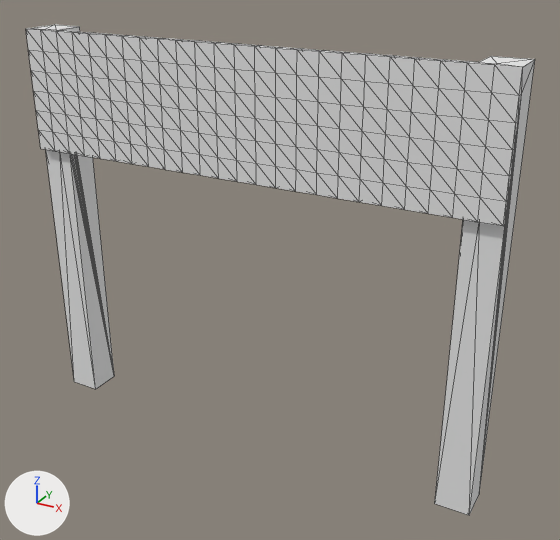
The OBJ model models_obj/meta.obj: old version first, new version second.
Both versions are drawn from a 50 mm camera at (5.4, -8.91, 7.34) aimed at (0.41, 0.15, 2.8). The axes (+X, +Y, +Z) are drawn at lower left. The lights are the same throughout. Mesh edges are drawn as thin lines. Where no turn or scale is listed for an object, it has been applied to the vertices. Vertices at the same position are counted once.

Names of what the first picture shows: 'Untitled'.
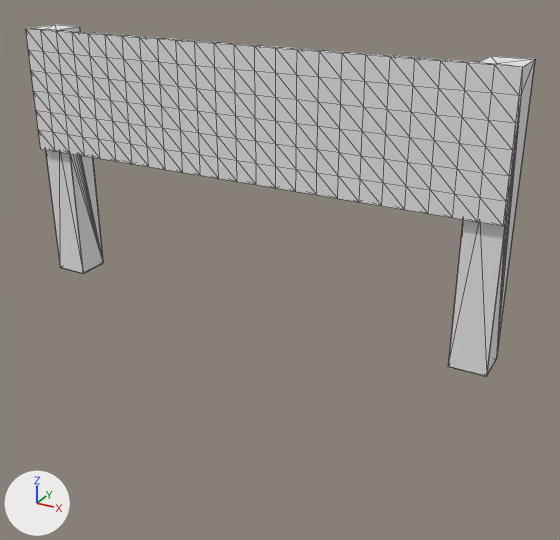
The newer file is also turned or shifted as a whole; pictures and numbers use the older file's frame.

Boxes [x1, y1, x2, y2] around the edits, measured in the pictures (560 x 540 px; the box of a moved part takes in the faces that stretch with it):
'Untitled', reshaped (28% shorter): before [26, 25, 535, 515]; after [26, 25, 535, 377]
part 1 of me_untitled, moved or reshaped: before [46, 26, 535, 515]; after [46, 26, 535, 377]

Diff of the bpy script that builds the scene:
```diff
--- a/models_obj/meta.obj.py
+++ b/models_obj/meta.obj.py
@@ me_untitled @@
 # used by ob_untitled; location = (0.0, 0.0, 0.0)
-me_untitled.from_pydata(...)  # 365 vertices, 726 faces; spans x -3.6..3.6, y -0.3..0.3, z -0.1..6.0
+me_untitled.from_pydata(...)  # 381 vertices, 726 faces; spans x -3.6..3.6, y -0.3..0.3, z 2.13..6.0
+# me_untitled part 1
+# 8 vertices are removed from x -3.6..3.6, y -0.2..0.3, z -0.1
+# 45 faces are deleted
+# 24 vertices are added at x -3.6..3.6, y -0.2..0.3, z 2.13..2.15
+# 45 new faces join them
 me_untitled.materials.append(mat_palette)
```
